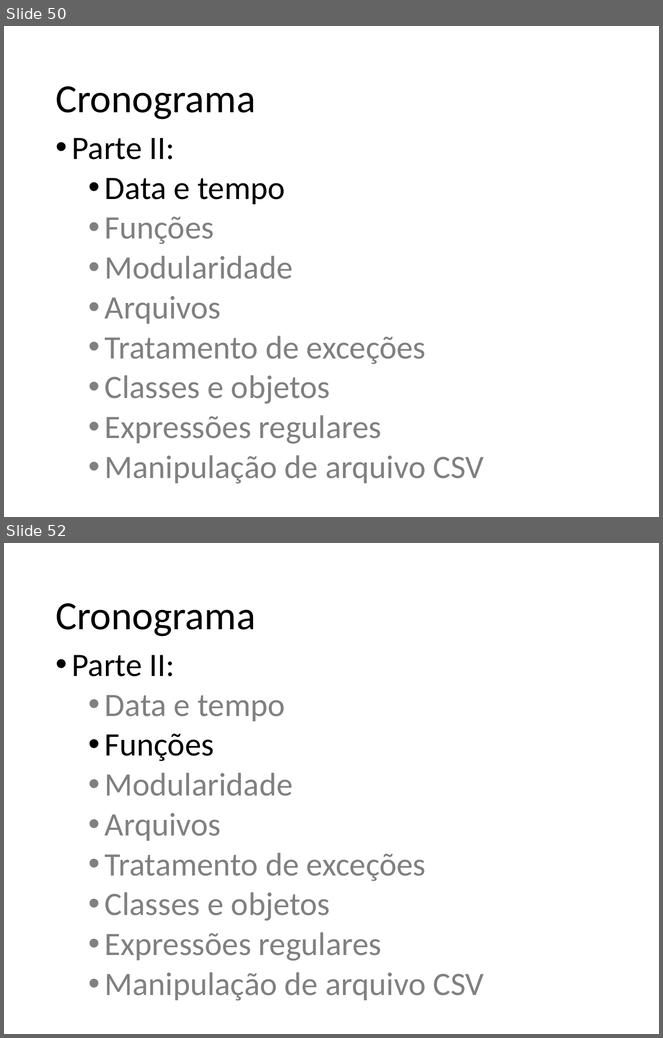
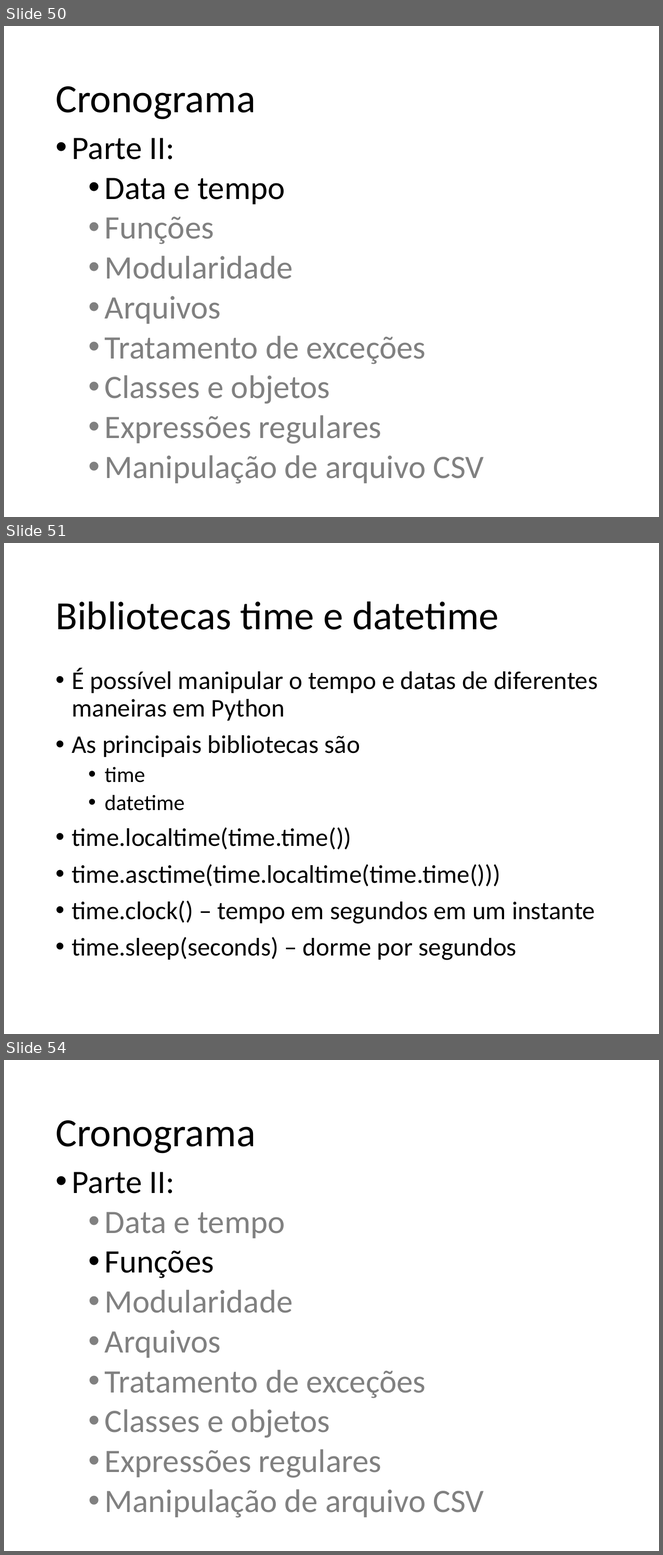
Before and after one commit to fernandoFernandeSantos/minicurso_python_2019, a slide deck: aula.pptx. Shown one above the other, each under a label of ours: slides 50 and 52 before the commit, slides 50, 51 and 54 after it; the slides between them are not shown. The pictures are 663x1038 and 663x1555 pixels, drawn with LibreOffice and Linux fonts; fonts in the diff are those of the drawing. Boxes give left, top, right and bottom in pixels: in the first picture for what was removed or moved away, otherwise in the second. Text is boxed around its words. In the diff, an @@ line names an element or a change of style, - is before the commit and + after.

```diff
--- a/aula.pptx
+++ b/aula.pptx
@@ slide 51 added at [4,543,659,1034], background #FFFFFF @@
@@ title added at [55,601,499,630], 44 pt, text #000000 @@
+Bibliotecas time e datetime
@@ text added at [72,668,598,961], 28 pt, text #000000 @@
+• É possível manipular o tempo e datas de diferentes maneiras em Python
+• As principais bibliotecas são
+  • time
+  • datetime
+• time.localtime(time.time())
+• time.asctime(time.localtime(time.time()))
+• time.clock() – tempo em segundos em um instante
+• time.sleep(seconds) – dorme por segundos
@@ what was slide 52 is now slide 54 @@
```
Also in this commit, not shown: 5 other slides added, 1 slide removed.
